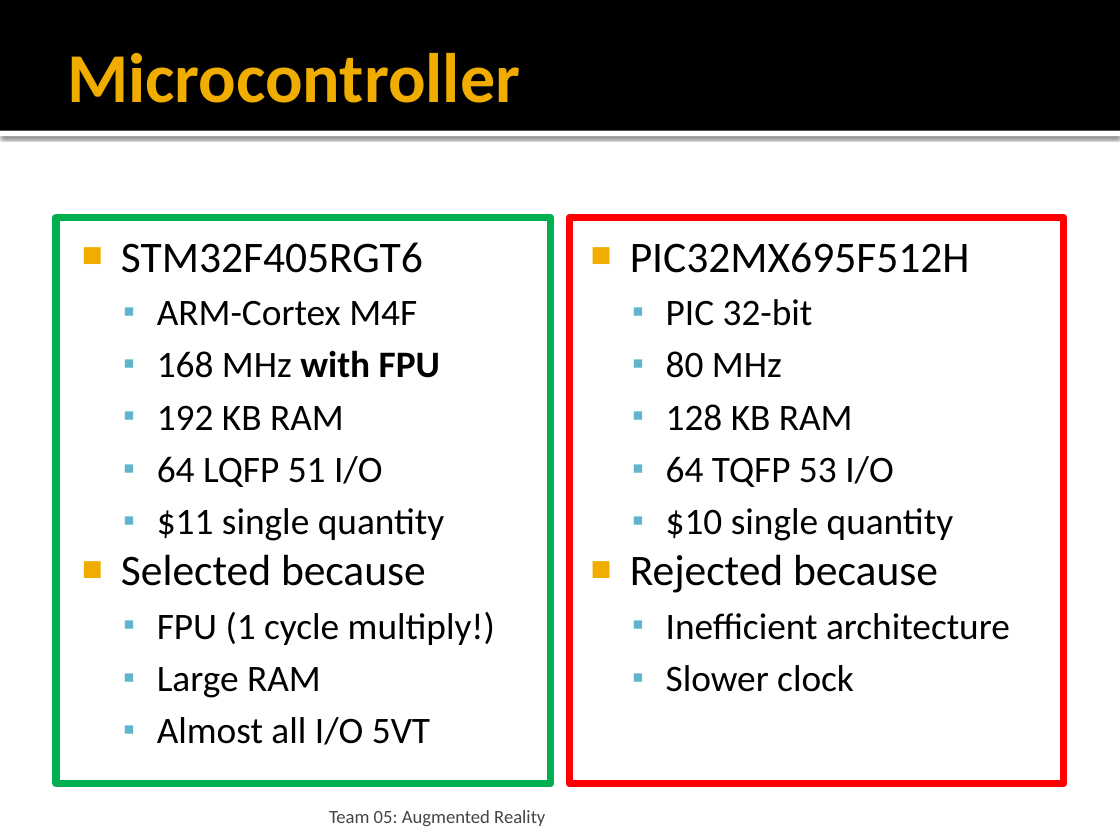
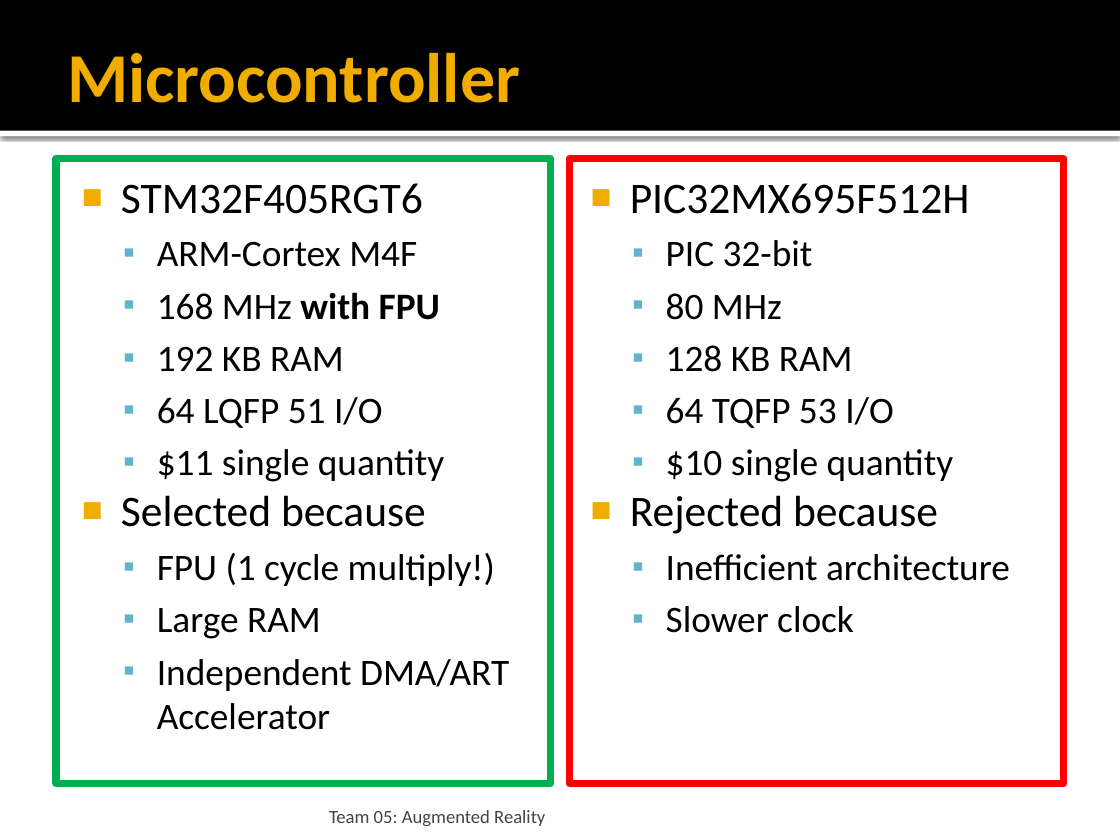
Before and after one commit to snowpuppy/augreality, a slide deck: slide 7 of doc/Team5DesignConstraints.pptx. Drawn at 1120x840 pixels with LibreOffice and Linux fonts; fonts in the diff are those of the drawing. Boxes give left, top, right and bottom in pixels: in the first picture for what was removed or moved away, otherwise in the second. Text is boxed around its words. In the diff, an @@ line names an element or a change of style, - is before the commit and + after.

```diff
--- a/doc/Team5DesignConstraints.pptx
+++ b/doc/Team5DesignConstraints.pptx
@@ text "STM32F405RGT6": place and size @@
-text "STM32F405RGT6" at (56,217,551,784)
+text "STM32F405RGT6" at (56,159,551,784)
@@ text "PIC32MX695F512H": place and size @@
-text "PIC32MX695F512H" at (569,217,1064,784)
+text "PIC32MX695F512H" at (569,159,1064,784)
@@ text at (157,659,509,730): text changed @@
-  ▪ Almost all I/O 5VT
+  ▪ Independent DMA/ART Accelerator
```
Also in this commit, not shown: 3 other slides changed.
